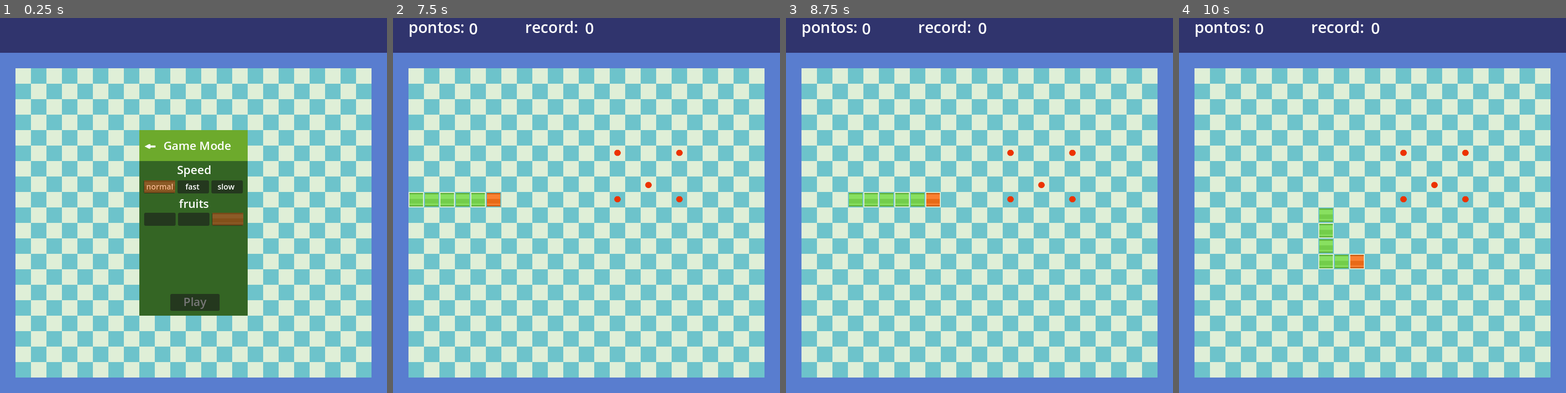
Above: before the commit, frames 1-4 (left to right).
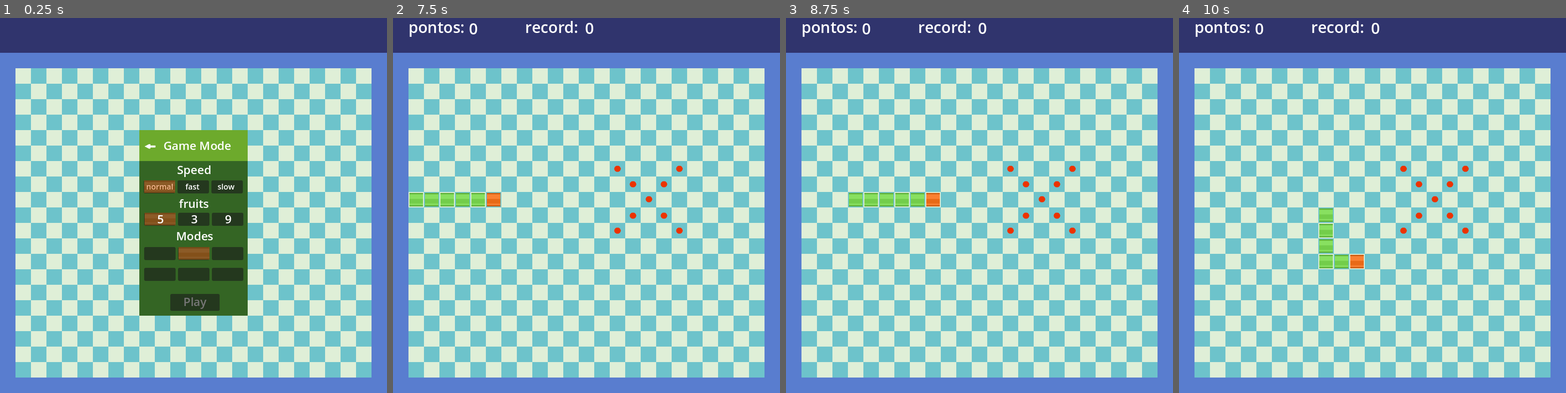
Above: after the commit, the same moments.

Repository: tales411/snake
Game: Godot game, scene res://scenes/game_mode.tscn
Same seed, same stepped clock (60 frames per second), same inputs: the game is played once before the commit and once after it. The project has no main scene, so this scene is started directly.
Inputs (mouse positions are in pixels of both pictures, inside the frame that each line leads up to):
- Up to frame 1 (0.25 s): no input
- Up to frame 2 (7.5 s): click (551, 220) at 0.5 s; click (586, 220) at 1.25 s; click (621, 220) at 2 s; click (551, 254) at 2.77 s; click (586, 254) at 3.52 s; click (621, 254) at 4.27 s; click (551, 273) at 5.02 s; click (586, 273) at 5.77 s; click (621, 273) at 6.52 s; click (586, 303) at 7.25 s
- Up to frame 3 (8.75 s): tap Enter (ui_accept) at 8, 8.27 s; hold Right (ui_right) from 8.03 s (still down)
- Up to frame 4 (10 s): release Right (ui_right) at 8.78 s; hold Down (ui_down) 8.78-9.53 s; tap Enter (ui_accept) at 9.02 s; hold Right (ui_right) from 9.53 s (still down)

The runs differ from the first frame. In frame 1, 2.3% of the frame differs, in the area x 37-63%, y 51-71%; in frame 2, 0.3%; in frame 3, 0.3%; in frame 4, 0.3%.

Commit message:
frutas

Diff:
--- a/snake/scenes/game_mode.tscn
+++ b/snake/scenes/game_mode.tscn
@@ -507,7 +507,13 @@
 [sub_resource type="LabelSettings" id="LabelSettings_n1efm"]
 font_size = 24
 
+[sub_resource type="LabelSettings" id="LabelSettings_kr8i3"]
+font_size = 24
+
 [sub_resource type="LabelSettings" id="LabelSettings_h3fib"]
+font_size = 24
+
+[sub_resource type="LabelSettings" id="LabelSettings_8y36d"]
 font_size = 24
 
 [node name="game mode" type="Node2D"]
@@ -620,6 +626,15 @@
 scale = Vector2(3.53991, 1.42641)
 texture = ExtResource("4_1c5yy")
 
+[node name="fruits number" type="Label" parent="options/fruits"]
+layout_mode = 0
+offset_left = -44.5012
+offset_top = 32.378
+offset_right = -4.50116
+offset_bottom = 66.378
+text = "5         3         9"
+label_settings = SubResource("LabelSettings_kr8i3")
+
 [node name="confirm" type="Label" parent="options"]
 offset_left = 378.93
 offset_top = 593.601
@@ -634,6 +649,62 @@
 offset_top = 0.798279
 offset_right = 75.2513
 offset_bottom = 35.7983
+
+[node name="modes" type="Label" parent="options"]
+offset_left = 288.849
+offset_top = 458.101
+offset_right = 510.849
+offset_bottom = 524.101
+text = "            Modes"
+label_settings = SubResource("LabelSettings_8y36d")
+
+[node name="mode1" type="Button" parent="options/modes"]
+layout_mode = 0
+offset_left = 8.62653
+offset_top = 40.028
+offset_right = 73.6266
+offset_bottom = 67.028
+
+[node name="mode2" type="Button" parent="options/modes"]
+layout_mode = 0
+offset_left = 78.5863
+offset_top = 40.2171
+offset_right = 143.586
+offset_bottom = 67.2171
+
+[node name="mode3" type="Button" parent="options/modes"]
+layout_mode = 0
+offset_left = 148.576
+offset_top = 39.9901
+offset_right = 213.576
+offset_bottom = 66.9901
+
+[node name="mode4" type="Button" parent="options/modes"]
+layout_mode = 0
+offset_left = 8.62653
+offset_top = 83.0281
+offset_right = 73.6266
+offset_bottom = 110.028
+
+[node name="mode5" type="Button" parent="options/modes"]
+layout_mode = 0
+offset_left = 78.5863
+offset_top = 83.2172
+offset_right = 143.586
+offset_bottom = 110.217
+
+[node name="mode6" type="Button" parent="options/modes"]
+layout_mode = 0
+offset_left = 148.576
+offset_top = 82.9901
+offset_right = 213.576
+offset_bottom = 109.99
+
+[node name="mode" type="Sprite2D" parent="options/modes"]
+modulate = Color(1, 1, 1, 0.486275)
+position = Vector2(112, 53)
+scale = Vector2(3.53991, 1.42641)
+texture = ExtResource("4_1c5yy")
 
 [connection signal="pressed" from="back" to="." method="_on_back_pressed"]
 [connection signal="pressed" from="options/speed/speed1" to="." method="_on_speed_1_pressed"]
@@ -643,3 +714,5 @@
 [connection signal="pressed" from="options/fruits/fruit2" to="." method="_on_fruit_2_pressed"]
 [connection signal="pressed" from="options/fruits/fruit3" to="." method="_on_fruit_3_pressed"]
 [connection signal="pressed" from="options/confirm/confirm" to="." method="_on_confirm_pressed"]
+[connection signal="pressed" from="options/modes/mode1" to="." method="_on_mode_1_pressed"]
+[connection signal="pressed" from="options/modes/mode2" to="." method="_on_mode_2_pressed"]
--- a/snake/scenes/main.tscn
+++ b/snake/scenes/main.tscn
@@ -524,20 +524,32 @@
 
 [node name="fruits" type="Node2D" parent="."]
 
-[node name="fruit" parent="fruits" instance=ExtResource("3_p4lmt")]
-position = Vector2(464, 304)
+[node name="fruit1" parent="fruits" instance=ExtResource("3_p4lmt")]
+position = Vector2(464, 337)
 
 [node name="fruit2" parent="fruits" instance=ExtResource("3_p4lmt")]
-position = Vector2(528, 370.52)
+position = Vector2(528.841, 400.792)
 
 [node name="fruit3" parent="fruits" instance=ExtResource("3_p4lmt")]
-position = Vector2(464, 400)
+position = Vector2(464.841, 465)
 
 [node name="fruit4" parent="fruits" instance=ExtResource("3_p4lmt")]
-position = Vector2(592, 304)
+position = Vector2(592.841, 339.318)
 
 [node name="fruit5" parent="fruits" instance=ExtResource("3_p4lmt")]
-position = Vector2(592, 400)
+position = Vector2(592.967, 464.312)
+
+[node name="fruit6" parent="fruits" instance=ExtResource("3_p4lmt")]
+position = Vector2(496.358, 369.207)
+
+[node name="fruit7" parent="fruits" instance=ExtResource("3_p4lmt")]
+position = Vector2(560.562, 369.245)
+
+[node name="fruit8" parent="fruits" instance=ExtResource("3_p4lmt")]
+position = Vector2(496.093, 433.906)
+
+[node name="fruit9" parent="fruits" instance=ExtResource("3_p4lmt")]
+position = Vector2(560.018, 433.654)
 
 [node name="player" parent="." instance=ExtResource("4_aqy28")]
 position = Vector2(208, 400)
--- a/snake/scripts/game_mode.gd
+++ b/snake/scripts/game_mode.gd
@@ -1,12 +1,13 @@
 extends Node2D
 
 
-# Called when the node enters the scene tree for the first time.
+
 func _ready() -> void:
 	$"options/speed/speed option".position.y = 52
 	$"options/fruits/fruits option".position.y = 49
+	$"options/fruits/fruits option".position.x = -39
+	$options/modes/mode.position.y = 53
 
-# Called every frame. 'delta' is the elapsed time since the previous frame.
 func _process(delta: float) -> void:
 
 	if Input.is_action_just_pressed("ui_cancel"):
@@ -39,12 +40,25 @@
 
 
 func _on_fruit_1_pressed() -> void:
+	Global.fruit_number = 5
 	$"options/fruits/fruits option".position.x = -39
 
 
 func _on_fruit_2_pressed() -> void:
+	Global.fruit_number = 3
 	$"options/fruits/fruits option".position.x = 31
 
 
 func _on_fruit_3_pressed() -> void:
+	Global.fruit_number = 9
 	$"options/fruits/fruits option".position.x = 101
+
+
+func _on_mode_1_pressed() -> void:
+	$options/modes/mode.position.x = 42
+	Global.game_mode = 1
+
+
+func _on_mode_2_pressed() -> void:
+	$options/modes/mode.position.x = 112
+	Global.game_mode = 2
--- a/snake/scripts/global.gd
+++ b/snake/scripts/global.gd
@@ -11,7 +11,8 @@
 
 var record = 0
 
-
+var fruit_number = 5
+var game_mode = 1
 
 func _ready() -> void:
 	pass
--- a/snake/scripts/main.gd
+++ b/snake/scripts/main.gd
@@ -14,6 +14,7 @@
 	Global.snake_body = [] # lista do corpo da cobra
 	Global.initial_length = 5 # tamanho inicial da cobra
 	_load_record()
+	_position_fruits()
 
 	# cria o corpo inicial da cobra
 	for i in range(Global.initial_length):
@@ -36,6 +37,40 @@
 		_spawn_fruit()
 		_score()
 		Global.fruit_entered = false
+
+
+func _position_fruits():
+	$fruits/fruit1.position.x = 464
+	$fruits/fruit1.position.y = 337
+	$fruits/fruit2.position.x = 529
+	$fruits/fruit2.position.y = 400
+	$fruits/fruit3.position.x = 464
+	$fruits/fruit3.position.y = 465
+	$fruits/fruit4.position.x = 592
+	$fruits/fruit4.position.y = 337
+	$fruits/fruit5.position.x = 592
+	$fruits/fruit5.position.y = 465
+	$fruits/fruit6.position.x = 496
+	$fruits/fruit6.position.y = 369
+	$fruits/fruit7.position.x = 560
+	$fruits/fruit7.position.y = 369
+	$fruits/fruit8.position.x = 496
+	$fruits/fruit8.position.y = 434
+	$fruits/fruit9.position.x = 560
+	$fruits/fruit9.position.y = 434
+	if Global.fruit_number == 3:
+		$fruits/fruit4.queue_free()
+		$fruits/fruit5.queue_free()
+		$fruits/fruit6.queue_free()
+		$fruits/fruit7.queue_free()
+		$fruits/fruit8.queue_free()
+		$fruits/fruit9.queue_free()
+	elif  Global.fruit_number == 5:
+		$fruits/fruit6.queue_free()
+		$fruits/fruit7.queue_free()
+		$fruits/fruit8.queue_free()
+		$fruits/fruit9.queue_free()
+
 
 func _on_timer_timeout() -> void:
 	for i in range(Global.snake_body.size() - 1, 0, -1): # nao entendi o pq do - 1, 0, -1
Not shown: 1 places in snake/scenes/game_mode.tscn that only renumber resources
